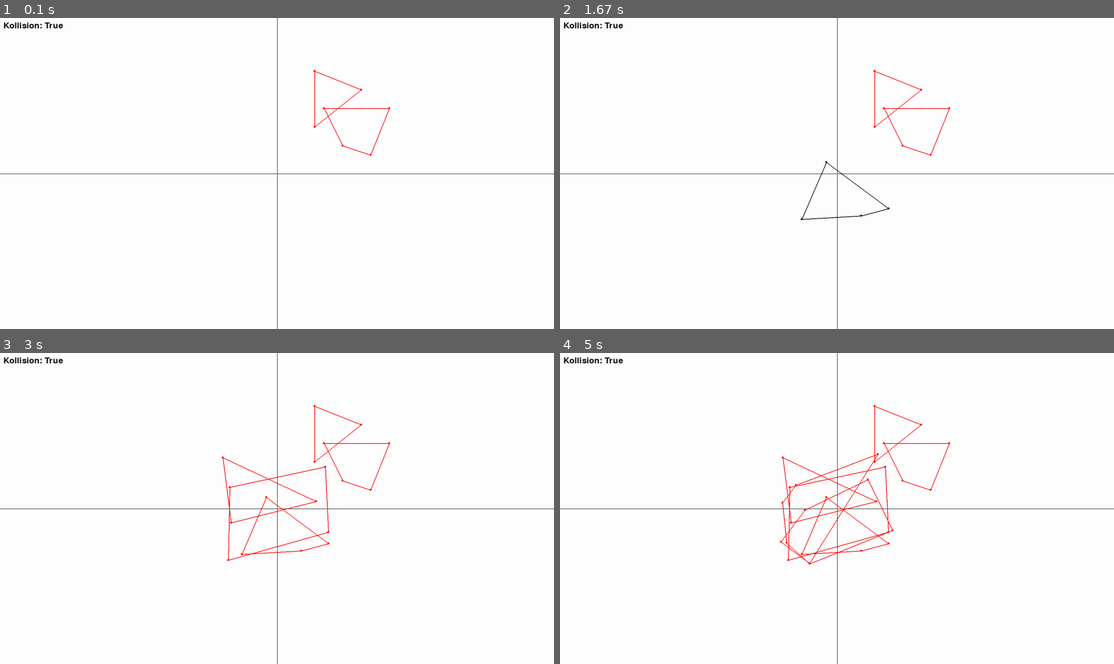
Above: before the commit, frames 1-4 (two rows, left to right).
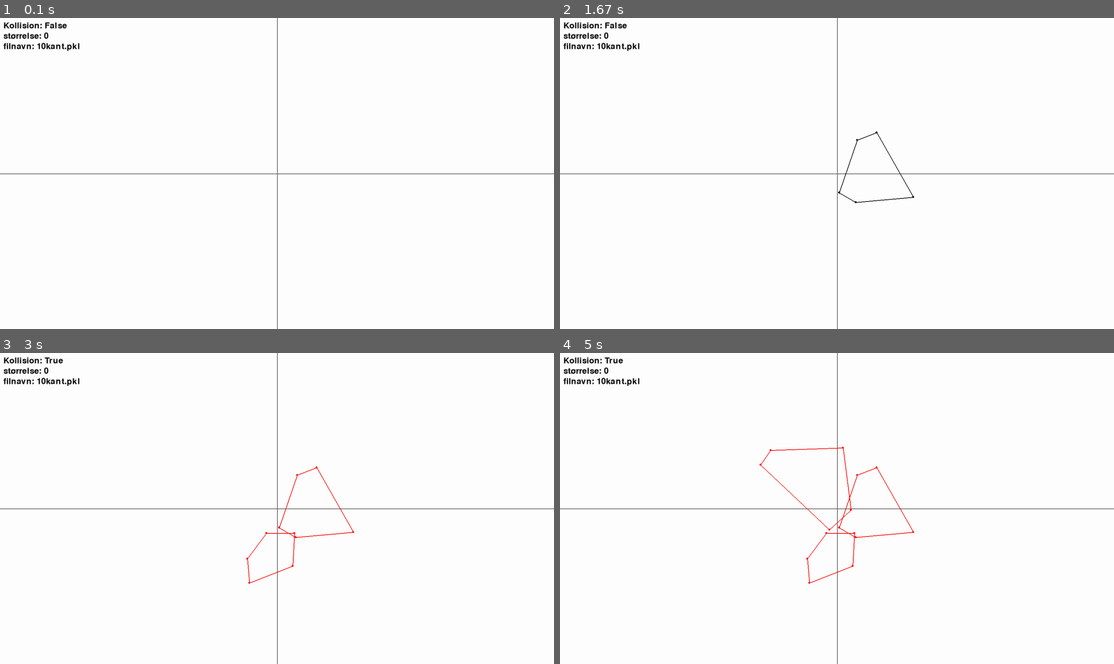
Above: after the commit, the same moments.

Repository: Ag-chr/GJK_SOP
Game: pygame game, started from main.py
The game is run twice, just before and just after one commit, with the same random seed, the same clock (stepped at 60 frames per second) and the same inputs.
Inputs (mouse positions are in pixels of both pictures, inside the frame that each line leads up to):
- Up to frame 1 (0.1 s): no input
- Up to frame 2 (1.67 s): hold R 0.33-0.8 s; move the mouse to (814, 185) at 0.37 s; tap S at 0.83 s; tap H at 1.17 s; click (1047, 291) at 1.55 s
- Up to frame 3 (3 s): hold R 1.83-2.3 s; move the mouse to (421, 480) at 1.87 s; tap R at 2.33 s; tap P at 2.67 s
- Up to frame 4 (5 s): hold R 3.5-3.97 s; move the mouse to (986, 542) at 3.53 s; tap P at 4 s; tap R at 4.83 s

The runs differ from the first frame. In frame 1, 0.6% of the frame differs, in the area x 0-71%, y 1-45%; in frame 2, 0.9%; in frame 3, 1.3%; in frame 4, 1.8%, in the area x 0-71%, y 4-75%.

Commit message:
lavet så man kan teste hastighed af GJK

Diff:
--- a/figurer.py
+++ b/figurer.py
@@ -180,6 +180,18 @@
 
 
 
+class RegulærPolygon(Figur):
+    def __init__(self, antal_punkter, størrelse):
+        grader_mellem_punkter = math.radians(360) / antal_punkter
+        punkter = []
+        for i in range(antal_punkter):
+            x = math.cos(i*grader_mellem_punkter +grader_mellem_punkter/2 - math.radians(90)) * størrelse
+            y = math.sin(i*grader_mellem_punkter +grader_mellem_punkter/2 - math.radians(90)) * størrelse
+
+            punkter.append(Punkt(x,y))
+
+        super().__init__(punkter)
+
 
 if __name__ == '__main__':
     figur = Figur([Punkt(0,0), Punkt(2,0), Punkt(2,2), Punkt(0,2)])
--- a/graf.py
+++ b/graf.py
@@ -7,10 +7,15 @@
 import tracemalloc
 import time
 import threading
+import pickle
 
 import matplotlib
 matplotlib.use("TkAgg")  # or "Qt5Agg" if you prefer
 import matplotlib.pyplot as plt
+
+from kollision import tjekKollisionGJK
+from tilfældig_figur import random_convex_polygon
+
 
 def plot_bar_from_csv(filename, x_column, y_column, title="Bar Chart"):
     """Plot a bar chart from a CSV file using the given x and y column names."""
@@ -35,30 +40,6 @@
     plt.show()
 
 
-
-def gemTilCsv(path):
-    def decorator(func):
-        @wraps(func)
-        def wrapper(*args, **kwargs):
-            data = func(*args, **kwargs)
-            fieldnames = data[0].keys()
-
-            skrivHeader = False
-            if not os.path.exists(path):
-                skrivHeader = True
-
-            with open(path, "a", newline="") as f:
-                writer = csv.DictWriter(f, fieldnames=fieldnames)
-                if skrivHeader:
-                    writer.writeheader()
-                writer.writerows(data)
-            return data
-
-        return wrapper
-    return decorator
-
-
-
 def average_speed(func, runs=5, *args, **kwargs):
     """
     Measures average execution time of a function over multiple runs using timeit.
@@ -75,6 +56,7 @@
     total_time = timeit.timeit(wrapper, number=runs)
     avg_time = total_time / runs
     return avg_time
+
 
 def average_memory(func, runs=5, interval=0.001, *args, **kwargs):
     """
@@ -132,25 +114,122 @@
     return decorator
 
 
+def gemTilCsv(path, data: list[dict]):
+    fieldnames = data[0].keys()
+
+    skrivHeader = False
+    if not os.path.exists(path):
+        skrivHeader = True
+
+    with open(path, "w", newline="") as f:
+        writer = csv.DictWriter(f, fieldnames=fieldnames)
+        if skrivHeader:
+            writer.writeheader()
+        writer.writerows(data)
+
+
+import random
+from position import Punkt
+def genererDatasæt(kanter, mængde, savePath):
+    testFigurer: list = []
+    for i in range(mængde):
+        figur1 = random_convex_polygon(kanter, scale=random.uniform(2.5, 5.5))
+        figur1.centrum = Punkt(random.uniform(-6, 6), random.uniform(-6, 6))
+        figur2 = random_convex_polygon(kanter, scale=random.uniform(2.5, 5.5))
+        figur2.centrum = Punkt(random.uniform(-6, 6), random.uniform(-6, 6))
+        testFigurer.append((figur1, figur2))
+
+    with open(savePath, "wb") as f:
+        pickle.dump(testFigurer, f)
+
+
+def testDatasæt(dataPath, savePath):
+    data = None
+    with open(dataPath, "rb") as f:
+        data = pickle.load(f)
+
+    res = []
+    for (i, dataPunkt) in enumerate(data):
+        krydser = tjekKollisionGJK(dataPunkt[0], dataPunkt[1])
+        middelTid = average_speed(tjekKollisionGJK, 1, dataPunkt[0], dataPunkt[1])
+        res.append({"num": i, "middelTid": middelTid, "krydser": krydser})
+
+    gemTilCsv(savePath, res)
+
+
+def fåFilnavne(mappePath, filter_func=lambda _: True):
+    filer = []
+    for (dirpath, dirnames, filenames) in walk(mappePath):
+        filer.extend(filenames)
+        break
+    return [fil for fil in filter(filter_func, filer)]
+
+from os import walk
+def testDatasætIMappe(mappePath):
+
+    os.mkdir(f"{mappePath} - resultat")
+    pklFiler = fåFilnavne(mappePath, lambda navn: navn.find(".pkl") != -1)
+    for datasæt in pklFiler:
+        testDatasæt(f"{mappePath}/{datasæt}", f"{mappePath} - resultat/{datasæt[:-4]}.csv")
+
+
+import numpy as np
+
+def genererGraf(mappePath, savePath):
+    csvFiler = fåFilnavne(mappePath, lambda navn: navn.find(".csv") != -1)
+    print(csvFiler)
+
+    x = []
+    y = []
+
+    for csvFil in csvFiler:
+        with open(f"{mappePath}/{csvFil}", "r") as f:
+            reader = csv.DictReader(f)
+            y_values = [float(row["middelTid"]) for row in reader]
+            x_values = [int(csvFil[:-8]) for _ in y_values]
+
+            x.extend(x_values)
+            y.extend(y_values)
+
+    x = np.array(x)
+    y = np.array(y)
+
+    # Scatter plot
+    plt.scatter(x, y)
+
+    # Regression (line of best fit)
+    m, b = np.polyfit(x, y, 1)  # 1 = lineær model
+    plt.plot(x, m*x + b, color='red', label=f'y = {m:.2e}x + {b:.2e}')
+
+    # Beregn R^2
+    y_pred = m * x + b
+    ss_res = np.sum((y - y_pred) ** 2)
+    ss_tot = np.sum((y - np.mean(y)) ** 2)
+    r_squared = 1 - (ss_res / ss_tot)
+    plt.title(f'Regression med R² = {r_squared:.3f}')
+
+    plt.legend()
+    plt.show()
+
+
 if __name__ == '__main__':
-    testdata = [
-        {"x": 1, "y": 2, "a": 1},
-        {"x": 2, "y": 3, "a": 2},
-        {"x": 3, "y": 4, "a": 2}
-    ]
-
-    @gemTilCsv("output.csv")
-    def testCsv(data):
-        return data
-
-    @gemTilCsv("outputTest.csv")
-    @benchmark(1, )
-    def testBenchmark():
-        a = [i for i in range(1000000)]
-        time.sleep(0.5)  # simulate work
-        return sum(a)
-
-    #print("Csv: ", testCsv(testdata))
-    #print("benchmark:", testBenchmark())
-
-    plot_bar_from_csv("output.csv", "x", "y")
+
+    #for kanter in range(53, 101):
+     #   print("i gang med at generer", kanter, "kanter")
+      #  genererDatasæt(kanter, 1000, f"data/{kanter}kant.pkl")
+
+    #print("tester data...")
+    #testDatasætIMappe("testData")
+    #print("færdig :)")
+
+    genererGraf("data - resultat", "a")
+
+    with open("test.csv", "r") as f:
+        reader = csv.DictReader(f)
+        column_values = [row["middelTid"] for row in reader]
+        print(column_values)
+
+
+
+    #genererDatasæt(3, 1000, "test/3kant.pkl")
+    #testDatasæt("testData/3kant.pkl", "test.csv")
--- a/main.py
+++ b/main.py
@@ -1,14 +1,16 @@
 import array
+import random
 
 import pygame
 import math
+import pickle
 
 from konstanter import *
 from pygameHelper import til_skærm
 from figurer import *
 from gjk_funkioner import minkowski
 from kollision import tjekKollisionGJK, tjekKollisionAABB
-from teste import random_convex_polygon
+from tilfældig_figur import random_convex_polygon
 
 pygame.init()
 clock = pygame.time.Clock()
@@ -18,8 +20,8 @@
 canvas = pygame.Surface((VINDUEBREDDE, VINDUEHØJDE))
 font = pygame.font.Font(None, 36)
 
-text = font.render(f"Kollision: {False}", True, (0, 0, 0))
-text_rect = text.get_rect(topleft=(10, 10))
+text_kollision = font.render(f"Kollision: {False}", True, (0, 0, 0))
+text_rect_kollision = text_kollision.get_rect(topleft=(10, 10))
 
 figurer = []
 
@@ -33,16 +35,21 @@
 cirkel = Cirkel(30, Punkt(0,100))
 
 
-minkowskiFigur = minkowski(figur1, figur2, False)
 
 
-figurer.append(figur1)
-figurer.append(figur2)
+#figurer.append(figur1)
+#figurer.append(figur2)
 #figurer.append(cirkel)
+
+minkowskiFigur = minkowski(figur1, figur2, False)
 #figurer.append(minkowskiFigur)
 
+testFigurer: list[(Figur, Figur)] = []
+
+filnavn = "10kant.pkl"
 
 def start():
+    global testFigurer
     holdtFigur = None
 
     running = True
@@ -51,11 +58,34 @@
         for event in pygame.event.get():
             if event.type == pygame.QUIT:
                 running = False
+
             elif event.type == pygame.KEYDOWN and event.key == pygame.K_ESCAPE:
                 running = False
 
-            if event.type == pygame.KEYDOWN and event.key == pygame.K_r:
-                figurer.append(random_convex_polygon(5))
+            if event.type == pygame.KEYDOWN:
+                if event.key == pygame.K_r:
+                    fig = random_convex_polygon(5, scale=random.uniform(2.5, 5.5), max_attempts=20)
+                    fig.centrum = Punkt(random.uniform(-6, 6), random.uniform(-6, 6))
+                    figurer.append(fig)
+
+                elif event.key == pygame.K_p:
+                    figurer.pop()
+                elif event.key == pygame.K_o:
+                    testFigurer.append((figurer.pop(), figurer.pop()))
+                elif event.key == pygame.K_s:
+                    print("save")
+                    with open(filnavn, "wb") as f:
+                        pickle.dump(testFigurer, f)
+                elif event.key == pygame.K_l:
+                    with open(filnavn, "rb") as f:
+                        data = pickle.load(f)
+                        print(len(data))
+                        print(len(data[0]))
+                elif event.key == pygame.K_h:
+                    with open(filnavn, "rb") as f:
+                        testFigurer = pickle.load(f)
+
+
 
             if event.type == pygame.MOUSEBUTTONDOWN and event.button == 1:
                 mouse_pos = list(event.pos)
@@ -100,9 +130,17 @@
                     figur1.tegn(canvas, (255, 0, 0))
                     figur2.tegn(canvas, (255, 0, 0))
 
-        text = font.render(f"Kollision: {kollision}", True, (0, 0, 0))
+        text_kollision = font.render(f"Kollision: {kollision}", True, (0, 0, 0))
 
+        text = font.render(f"størrelse: {len(testFigurer)}", True, (0, 0, 0))
+        text_rect = text.get_rect(topleft=(10, 40))
         canvas.blit(text, text_rect)
+
+        text = font.render(f"filnavn: {filnavn}", True, (0, 0, 0))
+        text_rect = text.get_rect(topleft=(10, 70))
+        canvas.blit(text, text_rect)
+
+        canvas.blit(text_kollision, text_rect_kollision)
         window.set_clip(pygame.Rect((0, 0), (VINDUEBREDDE, VINDUEHØJDE)))
         window.blit(canvas, (0, 0))
         pygame.display.update()
--- a/teste.py
+++ /dev/null
@@ -1,44 +0,0 @@
-import random
-from position import Punkt
-from figurer import Figur
-
-def convex_hull(points):
-    """Return points on the convex hull in counter-clockwise order."""
-    # Sort by x, then y
-    points = sorted(points)
-
-    # Cross product helper
-    def cross(o, a, b):
-        return (a[0] - o[0]) * (b[1] - o[1]) - (a[1] - o[1]) * (b[0] - o[0])
-
-    # Build lower hull
-    lower = []
-    for p in points:
-        while len(lower) >= 2 and cross(lower[-2], lower[-1], p) <= 0:
-            lower.pop()
-        lower.append(p)
-
-    # Build upper hull
-    upper = []
-    for p in reversed(points):
-        while len(upper) >= 2 and cross(upper[-2], upper[-1], p) <= 0:
-            upper.pop()
-        upper.append(p)
-
-    # Concatenate (omit duplicate endpoints)
-    return lower[:-1] + upper[:-1]
-
-def random_convex_polygon(num_points, spread=6):
-    """
-    Generate a convex polygon with approximately num_points vertices.
-    Returns the hull (list of (x, y) tuples).
-    """
-    # Generate more points than needed—hull will pick only outer ones
-    raw_points = [
-        (random.uniform(-spread, spread), random.uniform(-spread, spread))
-        for _ in range(num_points)
-    ]
-
-    points = list(map(lambda p: Punkt(p[0], p[1]), convex_hull(raw_points)))
-
-    return Figur(points)
--- /dev/null
+++ b/tilfældig_figur.py
@@ -0,0 +1,87 @@
+import random
+import math
+
+from figurer import Figur
+from position import Punkt
+
+def cross(o, a, b):
+    return (a[0]-o[0])*(b[1]-o[1]) - (a[1]-o[1])*(b[0]-o[0])
+
+def convex_hull(points):
+    """Andrew's monotone chain. Returns hull as CCW list without repeated endpoint."""
+    pts = sorted(points)
+    if len(pts) <= 1:
+        return pts[:]
+    lower = []
+    for p in pts:
+        while len(lower) >= 2 and cross(lower[-2], lower[-1], p) <= 0:
+            lower.pop()
+        lower.append(p)
+    upper = []
+    for p in reversed(pts):
+        while len(upper) >= 2 and cross(upper[-2], upper[-1], p) <= 0:
+            upper.pop()
+        upper.append(p)
+    # discard last point of each list (it's the start of the other list)
+    hull = lower[:-1] + upper[:-1]
+    return hull
+
+def random_convex_polygon(n, scale=1.0, max_attempts=6):
+    """
+    Generate a random convex polygon with exactly n vertices.
+    Returns: list of (x, y) tuples in CCW order.
+
+    Parameters:
+      n           : number of vertices (int, n >= 3)
+      scale       : approximate size scale (float). Points lie roughly within a box ~[-scale, scale]
+      max_attempts: how many times to try sampling random points to get hull with >= n vertices
+    """
+    if n < 3:
+        raise ValueError("n must be >= 3")
+
+    # Try to get >= n hull vertices by sampling random points
+    for attempt in range(max_attempts):
+        m = max(3*n, 60) + attempt * max(0, n)  # sample more as attempts increase
+        pts = [(random.uniform(-scale, scale), random.uniform(-scale, scale)) for _ in range(m)]
+        hull = convex_hull(pts)
+        L = len(hull)
+        if L >= n:
+            # pick n vertices evenly around the hull (preserves convexity)
+            indices = [int(i * L / n) for i in range(n)]
+            polygon = [hull[idx % L] for idx in indices]
+            polygon = list(map(lambda p: Punkt(p[0], p[1]), polygon))
+            return Figur(polygon)
+
+    print("fallback")
+    # Fallback: inscribe points on a rotated, scaled circle (always convex)
+    angles = sorted(random.random() * 2*math.pi for _ in range(n))
+    # base circle points
+    base = [(math.cos(a), math.sin(a)) for a in angles]
+
+    # apply random affine: non-uniform scale, rotation, small translation
+    sx = random.uniform(0.5, 1.5) * scale
+    sy = random.uniform(0.5, 1.5) * scale
+    theta = random.uniform(0, 2*math.pi)
+    cos_t, sin_t = math.cos(theta), math.sin(theta)
+    tx = random.uniform(-0.2, 0.2) * scale
+    ty = random.uniform(-0.2, 0.2) * scale
+
+    transformed = []
+    for x, y in base:
+        # scale
+        x *= sx
+        y *= sy
+        # rotate
+        xr = x * cos_t - y * sin_t
+        yr = x * sin_t + y * cos_t
+        # translate
+        transformed.append(Punkt(xr + tx, yr + ty))
+
+    return Figur(transformed)
+
+# Example usage:
+if __name__ == "__main__":
+    poly = random_convex_polygon(8, scale=10.0)
+    print("Polygon with", len(poly), "vertices:")
+    for p in poly:
+        print(p)
